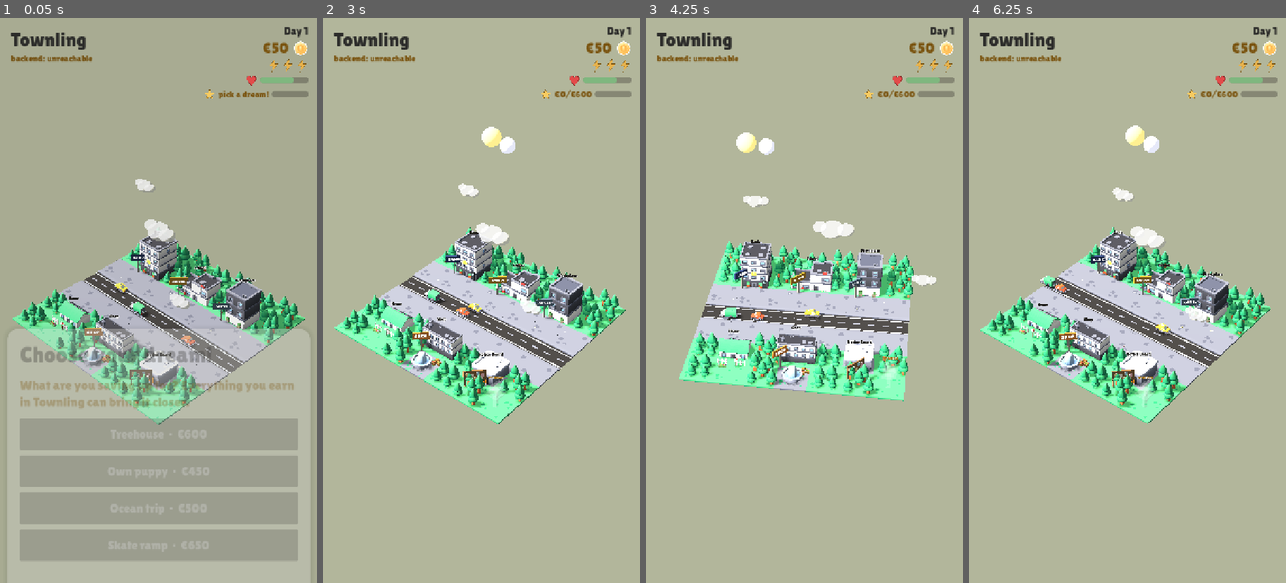
Above: before the commit, frames 1-4 (left to right).
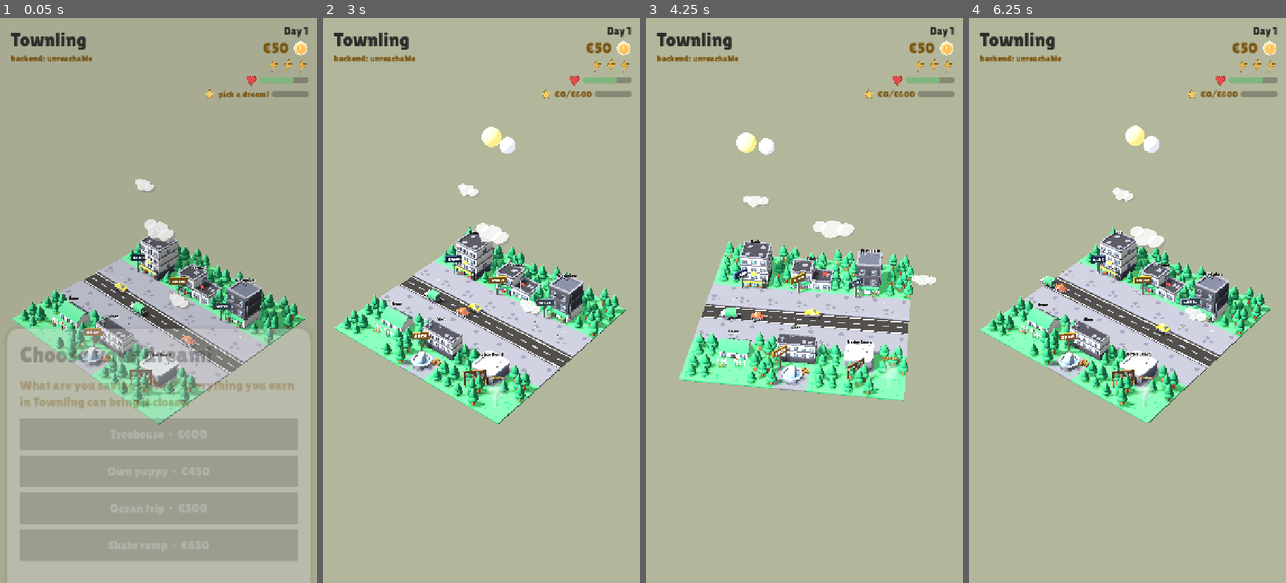
Above: after the commit, the same moments.

Repository: ayeshaverdan/townling
Game: Godot game, scene res://scenes/diorama.tscn
Same seed, same stepped clock (60 frames per second), same inputs: the game is played once before the commit and once after it.
Inputs (mouse positions are in pixels of both pictures, inside the frame that each line leads up to):
- Up to frame 1 (0.05 s): no input
- Up to frame 2 (3 s): click "Treehouse · €600" at 0.5 s; click "Let's go!" at 1.25 s; move the mouse to (551, 272) at 2.02 s; click (551, 272) at 2.17 s; drag from (418, 328) to (465, 413) at 2.77 s
- Up to frame 3 (4.25 s): move the mouse to (836, 176) at 3.52 s; click (836, 176) at 3.67 s
- Up to frame 4 (6.25 s): tap Enter at 4.25 s; drag from (1111, 413) to (1032, 215) at 4.27 s; move the mouse to (1222, 385) at 5.02 s; click (1222, 385) at 5.17 s; drag from (1032, 215) to (1079, 159) at 5.77 s

The runs differ from the first frame. In frame 1, 1.2% of the frame differs, in the area x 44-95%, y 39-56%; in frame 2, 1.3%, in the area x 41-91%, y 37-55%; in frame 3, 1.2%; in frame 4, 1.3%.

Commit message:
Face the north-row buildings toward the street
Playtest: Bank, School and Workplace had their entrances on the back
side. The commercial-kit models front -Z at rest, which points away from
the road for lots north of it. Rotate all three 180° — storefronts,
doors and awnings now open onto the sidewalk beside their signs, ATM,
flag and planters (lot props were already road-side, placed in world
space, so they line up unchanged).

Co-Authored-By: Claude Opus 4.8 <noreply@anthropic.com>

Diff:
--- a/game/scripts/diorama.gd
+++ b/game/scripts/diorama.gd
@@ -16,11 +16,11 @@
 ## uniform scale, grid cell, purpose blurb. Home is a pitched-roof suburban
 ## house and Shop a commercial storefront with a built-in awning (sister kits).
 const LANDMARKS := [
-	{"name": "Bank", "model": "commercial/building-i", "scale": 0.78, "cell": Vector2i(1, 1),
+	{"name": "Bank", "model": "commercial/building-i", "scale": 0.78, "rot": 180.0, "cell": Vector2i(1, 1),
 		"blurb": "Save your coins in the jar and watch them grow."},
-	{"name": "School", "model": "commercial/building-e", "scale": 0.88, "cell": Vector2i(3, 1),
+	{"name": "School", "model": "commercial/building-e", "scale": 0.88, "rot": 180.0, "cell": Vector2i(3, 1),
 		"blurb": "Take a class to earn a skill star."},
-	{"name": "Workplace", "model": "commercial/building-h", "scale": 1.0, "cell": Vector2i(5, 1),
+	{"name": "Workplace", "model": "commercial/building-h", "scale": 1.0, "rot": 180.0, "cell": Vector2i(5, 1),
 		"blurb": "Work a shift and earn your weekly salary."},
 	{"name": "Home", "model": "suburban/building-type-h", "scale": 0.75, "cell": Vector2i(1, 5),
 		"blurb": "Rest to refill energy, decorate, plan your day."},
